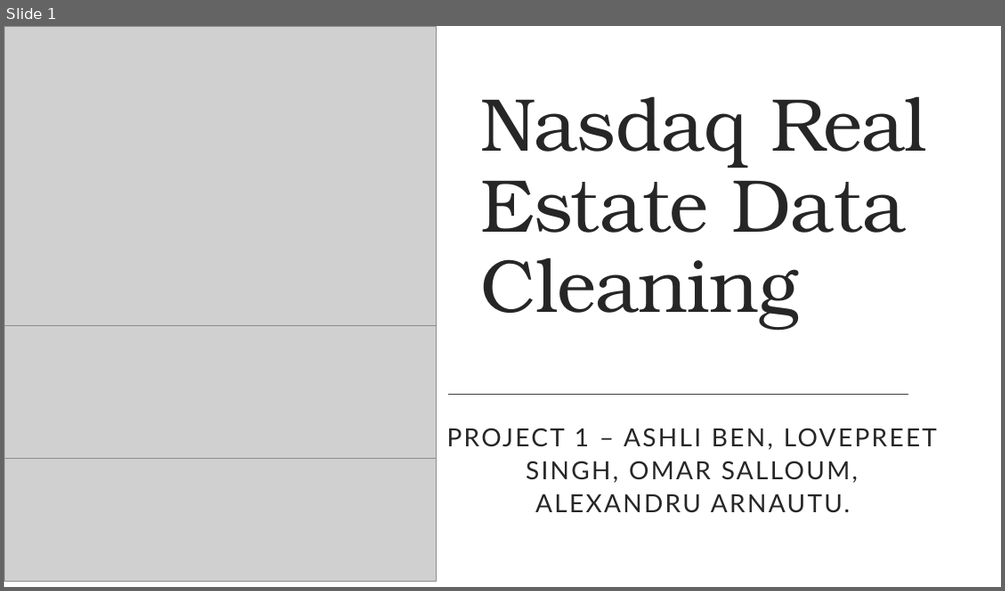
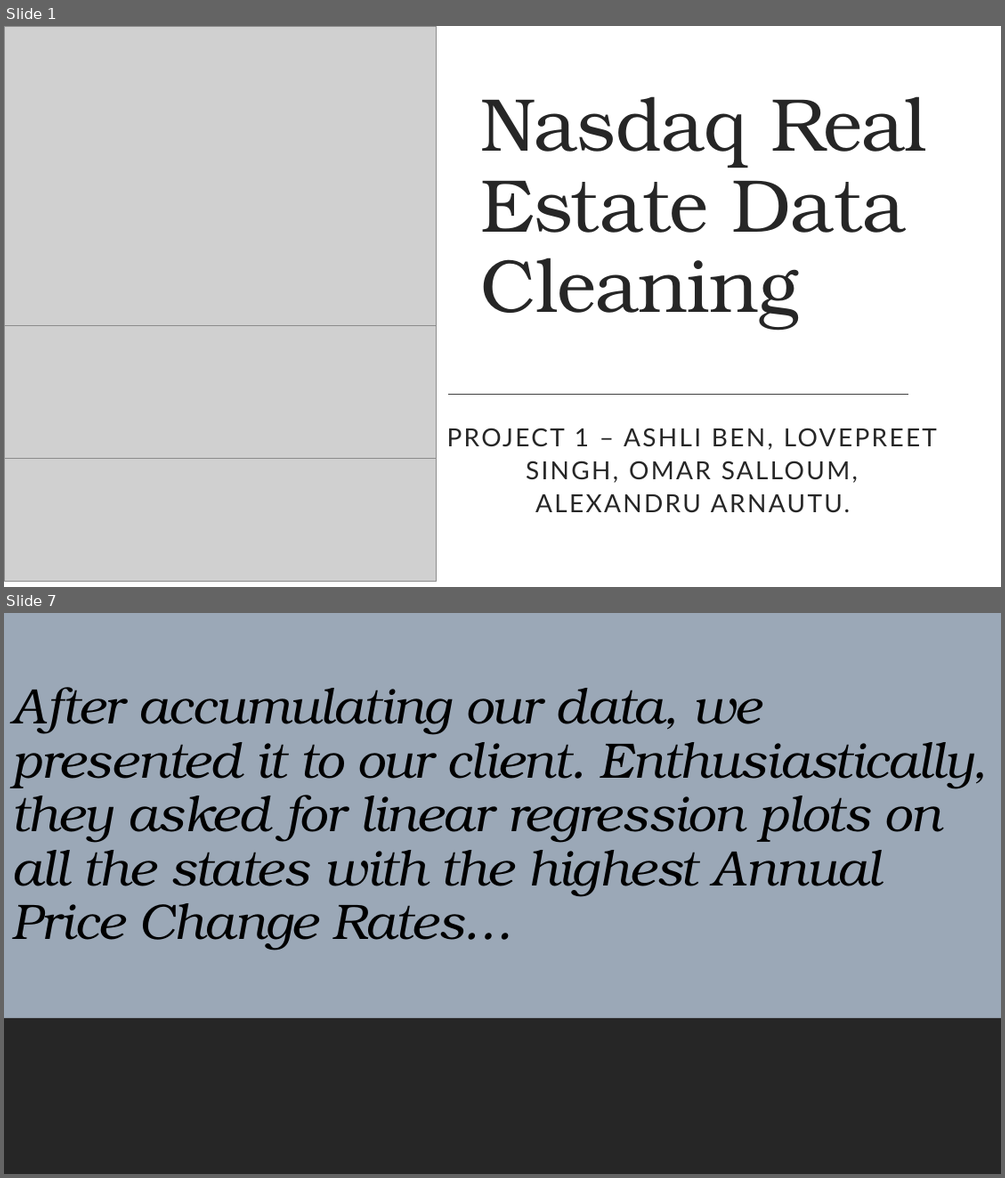
Before and after one commit to Arnawutu/Project1Group10, a slide deck: Main_Data/Nasdaq Real Estate Data Cleaning.pptx. Shown one above the other, each under a label of ours: slide 1 before the commit, slides 1 and 7 after it; the slides between them are not shown. The pictures are 1005x591 and 1005x1178 pixels, drawn with LibreOffice and Linux fonts; fonts in the diff are those of the drawing; grey boxes stand for pictures. Boxes give left, top, right and bottom in pixels: in the first picture for what was removed or moved away, otherwise in the second. Text is boxed around its words. In the diff, an @@ line names an element or a change of style, - is before the commit and + after.

```diff
--- a/Main_Data/Nasdaq Real Estate Data Cleaning.pptx
+++ b/Main_Data/Nasdaq Real Estate Data Cleaning.pptx
@@ slide 7 added at box(4, 613, 1001, 1174), background #FFFFFF; not listed: 1 template element that a slide beside it also shows @@
@@ rectangle added at box(4, 613, 1001, 1174), fill #9BA8B7 @@
@@ title added at box(11, 687, 987, 950), 48 pt, text #000000, italic @@
+After accumulating our data, we presented it to our client. Enthusiastically, they asked for linear regression plots on all the states with the highest Annual Price Change Rates…
@@ rectangle added at box(4, 1018, 1001, 1174), fill #262626 @@
```
Also in this commit, not shown: 7 slides changed, 10 other slides added, 2 slides removed, 1 other file.
